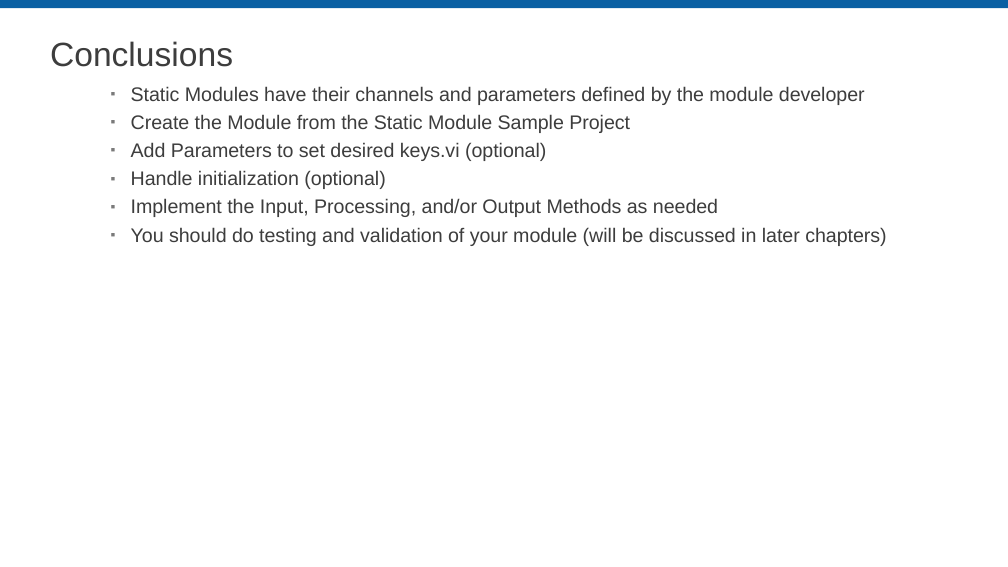
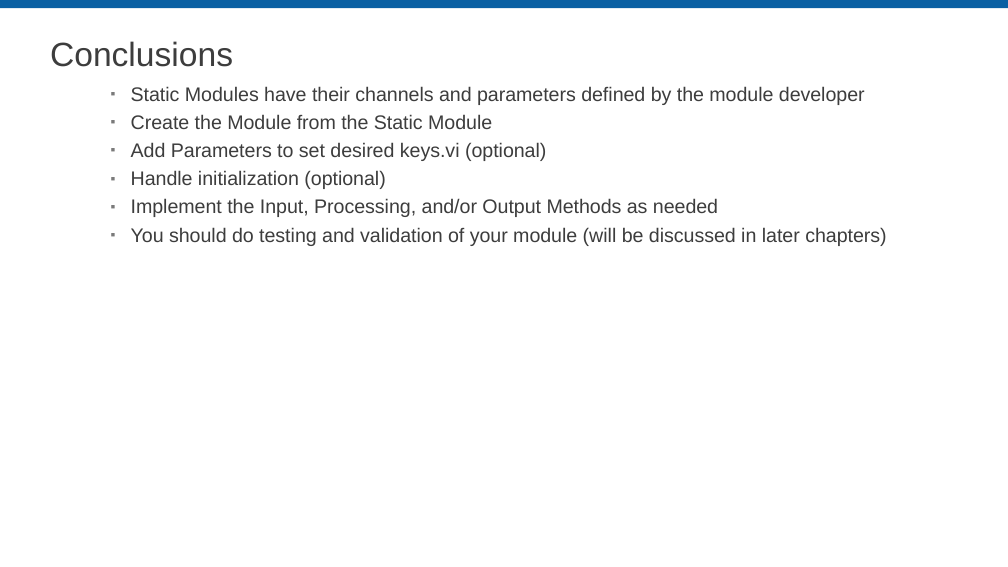
Before and after one commit to LabVIEW-DCAF/Documentation, a slide deck: slide 26 of Trunk/Getting Started Material/DCAF Training/6 Static Modules.pptx (slide 22 before the commit). Drawn at 1008x567 pixels with LibreOffice and Linux fonts; fonts in the diff are those of the drawing; background and template pictures are left out. Boxes give left, top, right and bottom in pixels: in the first picture for what was removed or moved away, otherwise in the second. Text is boxed around its words. In the diff, an @@ line names an element or a change of style, - is before the commit and + after.

```diff
--- a/Trunk/Getting Started Material/DCAF Training/6 Static Modules.pptx
+++ b/Trunk/Getting Started Material/DCAF Training/6 Static Modules.pptx
@@ text at [131,114,492,129]: text changed @@
-    ▪ Create the Module from the Static Module Sample Project
+    ▪ Create the Module from the Static Module
```
Also in this commit, not shown: 3 other slides changed, 4 slides added, 1 other file.
